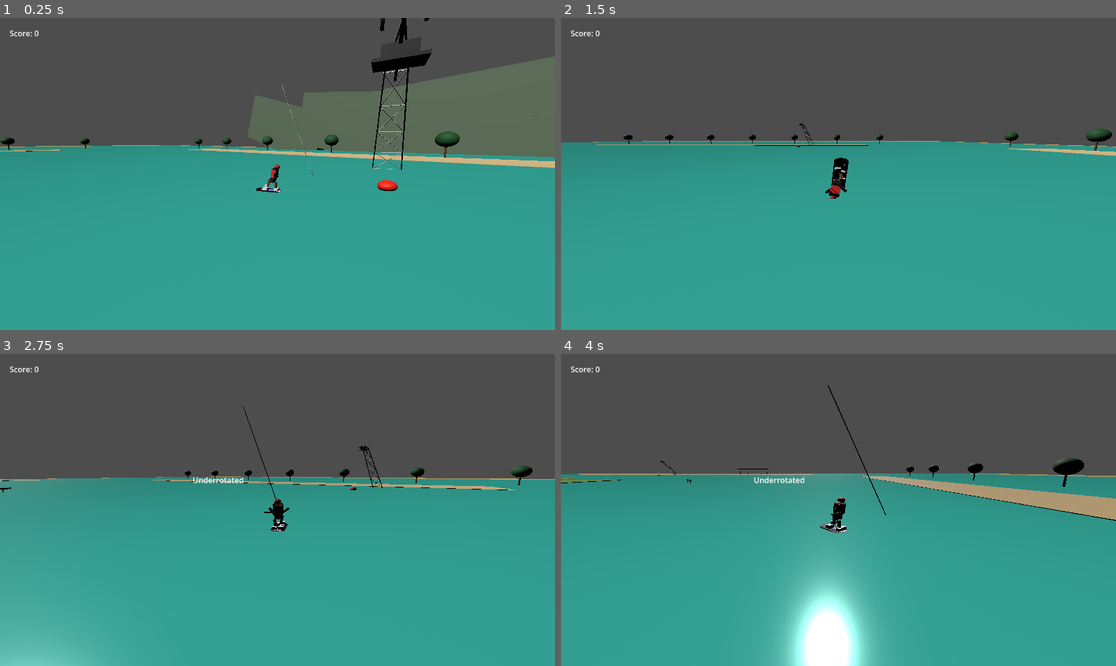
Above: before the commit, frames 1-4 (two rows, left to right).
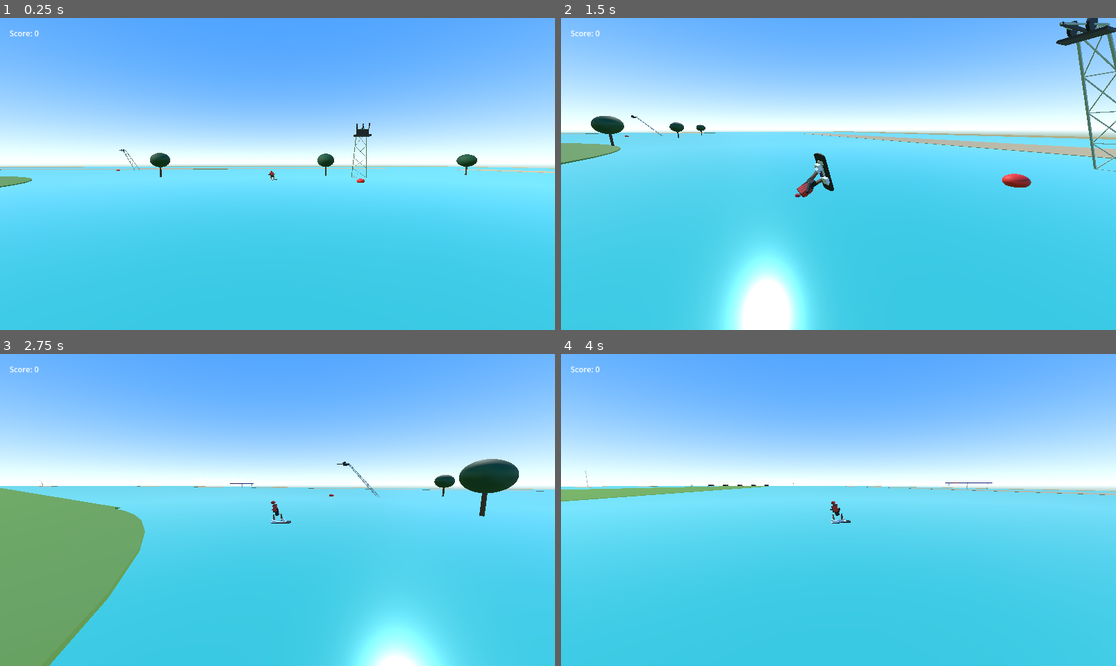
Above: after the commit, the same moments.

Repository: RONARSZN/cable-wakeboard
Game: Godot game, scene res://main.tscn
Two runs of this game, one before a commit and one after it. Both use one fixed random seed, a clock stepped at 60 frames per second and the inputs below.
Inputs (mouse positions are in pixels of both pictures, inside the frame that each line leads up to):
- Up to frame 1 (0.25 s): no input
- Up to frame 2 (1.5 s): tap Enter at 0.5 s; move the mouse to (960, 158) at 0.52 s; hold D 0.53-1.28 s; click (960, 158) at 0.67 s; tap Space at 0.77 s; move the mouse to (727, 189) at 1.27 s; hold Down from 1.28 s (still down)
- Up to frame 3 (2.75 s): tap Space at 1.52 s; move the mouse to (333, 441) at 2.02 s; release Down at 2.03 s; hold D from 2.03 s (still down)
- Up to frame 4 (4 s): move the mouse to (810, 572) at 2.77 s; release D at 2.78 s; hold Up 2.78-3.53 s; click (810, 572) at 2.92 s; tap Space at 3.02, 3.77 s; move the mouse to (1005, 556) at 3.52 s; hold A from 3.53 s (still down)

The runs differ from the first frame. In frame 1, 100% of the frame differs, in the area x 0-100%, y 0-100%; in frame 2, 100%; in frame 3, 100%; in frame 4, 100%.

Commit message:
Update wakepark layout and daytime sky

Diff:
--- a/cable_path.gd
+++ b/cable_path.gd
@@ -6,14 +6,14 @@
 	var new_curve = Curve3D.new()
 
 	# 1 Godot unit = 1 meter.
-	# These 5 points create a Deca-style full-size cable layout.
-	# The full lap is close to 718 meters.
+	# These 5 points create a course-layout style cable park.
+	# The full lap is close to 1,560 meters.
 	var points = [
-		Vector3(0, 0, -99),     # Back tower
-		Vector3(127, 0, -52),   # Right back tower
-		Vector3(113, 0, 71),    # Right front tower
-		Vector3(0, 0, 108),     # Front tower
-		Vector3(-127, 0, -52),  # Left tower
+		Vector3(-260, 0, -108),  # Tower 1
+		Vector3(-330, 0, -18),   # Tower 2
+		Vector3(-252, 0, 118),   # Tower 3
+		Vector3(292, 0, 116),    # Tower 4
+		Vector3(318, 0, -112),   # Tower 5
 	]
 
 	# Add each tower point to the cable path.
@@ -27,9 +27,10 @@
 	# Give the finished curve to the CablePath node.
 	self.curve = new_curve
 
+	get_parent().call_deferred("add_child", EnvironmentFactory.create_daytime_world_environment())
 	_add_scenery(points)
 	_add_environment(points)
-	_add_obstacles()
+	_add_air_trick_markers()
 
 func _add_scenery(points: Array):
 	get_parent().call_deferred("add_child", SceneryFactoryScript.create_wakepark_scene(points))
@@ -74,39 +75,6 @@
 	outward.y = 0.0
 	return outward.normalized()
 
-func _add_obstacles():
-	var obstacle_parent = Node3D.new()
-	obstacle_parent.name = "Obstacles"
-
-	_place_obstacle_on_segment(
-		obstacle_parent,
-		ObstacleFactory.create_kicker(),
-		Vector3(127, 0, -52),
-		Vector3(113, 0, 71),
-		0.58,
-		9.0
-	)
-
-	_place_obstacle_on_segment(
-		obstacle_parent,
-		ObstacleFactory.create_flat_box(),
-		Vector3(113, 0, 71),
-		Vector3(0, 0, 108),
-		0.42,
-		-10.0
-	)
-
-	_place_obstacle_on_segment(
-		obstacle_parent,
-		ObstacleFactory.create_pipe_rail(),
-		Vector3(0, 0, 108),
-		Vector3(-127, 0, -52),
-		0.6,
-		8.0
-	)
-
-	get_parent().call_deferred("add_child", obstacle_parent)
-
 func _place_obstacle_on_segment(
 	parent: Node3D,
 	obstacle: Node3D,
@@ -129,3 +97,14 @@
 func _side_offset(start: Vector3, end: Vector3, amount: float) -> Vector3:
 	var direction = (end - start).normalized()
 	return Vector3(direction.z, 0.0, -direction.x) * amount
+
+func _add_air_trick_markers():
+	var marker_parent = Node3D.new()
+	marker_parent.name = "AirTrickSections"
+
+	for index in range(3):
+		var marker = EnvironmentFactory.create_course_marker("AirTrickMarker" + str(index + 1))
+		marker.position = Vector3(252.0 + index * 22.0, 0.35, -52.0 + index * 62.0)
+		marker_parent.add_child(marker)
+
+	get_parent().call_deferred("add_child", marker_parent)
--- a/environment_factory.gd
+++ b/environment_factory.gd
@@ -3,6 +3,30 @@
 const STEEL_COLOR = Color(0.78, 0.82, 0.82)
 const DARK_STEEL_COLOR = Color(0.06, 0.06, 0.06)
 const WARNING_COLOR = Color(1.0, 0.16, 0.08)
+
+static func create_daytime_world_environment() -> WorldEnvironment:
+	var sky_material = ProceduralSkyMaterial.new()
+	sky_material.sky_top_color = Color(0.26, 0.57, 1.0)
+	sky_material.sky_horizon_color = Color(0.92, 0.97, 1.0)
+	sky_material.ground_bottom_color = Color(0.32, 0.46, 0.34)
+	sky_material.ground_horizon_color = Color(0.92, 0.97, 1.0)
+	sky_material.energy_multiplier = 1.1
+	sky_material.sun_angle_max = 32.0
+	sky_material.sun_curve = 0.08
+
+	var sky = Sky.new()
+	sky.sky_material = sky_material
+
+	var environment = Environment.new()
+	environment.background_mode = Environment.BG_SKY
+	environment.sky = sky
+	environment.ambient_light_source = Environment.AMBIENT_SOURCE_SKY
+	environment.ambient_light_energy = 0.85
+
+	var world_environment = WorldEnvironment.new()
+	world_environment.name = "WorldEnvironment"
+	world_environment.environment = environment
+	return world_environment
 
 static func create_engine_tower(tower_name: String) -> Node3D:
 	var tower = Node3D.new()
--- a/main.tscn
+++ b/main.tscn
@@ -6,7 +6,7 @@
 [ext_resource type="Script" uid="uid://xw0s6x5ipv25" path="res://ui.gd" id="4_1bvp3"]
 
 [sub_resource type="PlaneMesh" id="PlaneMesh_7dm0k"]
-size = Vector2(600, 410)
+size = Vector2(900, 620)
 
 [sub_resource type="StandardMaterial3D" id="StandardMaterial3D_1bvp3"]
 albedo_color = Color(0.24780053, 0.76737565, 0.7021107, 1)
--- a/rider.gd
+++ b/rider.gd
@@ -45,6 +45,8 @@
 var active_trick_points = 0
 var target_rotation_amount = 0.0
 var active_spin_side = ""
+var base_stance_yaw = 90.0
+var stance_yaw = 90.0
 var visual_root: Node3D
 var grind_pose_timer = 0.0
 var grind_pose_duration = 1.0
@@ -65,9 +67,9 @@
 	_apply_ride_pose()
 
 func _process(delta):
-	progress_ratio -= speed * delta
-	if progress_ratio <= 0.0:
-		progress_ratio = 1.0
+	progress_ratio += speed * delta
+	if progress_ratio >= 1.0:
+		progress_ratio = 0.0
 	_update_lane_offset(delta)
 	_update_obstacle_cooldowns(delta)
 
@@ -217,19 +219,19 @@
 		_apply_ride_pose()
 
 func _apply_ride_pose():
-	visual_root.rotation_degrees = Vector3(-3.0, 0.0, 0.0)
+	visual_root.rotation_degrees = Vector3(-3.0, stance_yaw, 0.0)
 	_set_body_pose(-6.0, 0.0)
 
 func _apply_edge_pose():
-	visual_root.rotation_degrees = Vector3(-7.0, 0.0, -13.0)
+	visual_root.rotation_degrees = Vector3(-7.0, stance_yaw, -13.0)
 	_set_body_pose(-14.0, -8.0)
 
 func _apply_pop_pose():
-	visual_root.rotation_degrees = Vector3(-10.0, 0.0, -12.0)
+	visual_root.rotation_degrees = Vector3(-10.0, stance_yaw, -12.0)
 	_set_body_pose(-18.0, -15.0)
 
 func _apply_grind_pose():
-	visual_root.rotation_degrees = Vector3(-18.0, 0.0, -28.0)
+	visual_root.rotation_degrees = Vector3(-18.0, stance_yaw, -28.0)
 	_set_body_pose(-36.0, -22.0)
 
 func _set_body_pose(body_x: float, body_z: float):
@@ -251,12 +253,12 @@
 
 func _apply_trick_rotation(rotation_amount: float):
 	if trick_rotation_axis == "y":
-		visual_root.rotation_degrees.y = rotation_amount
+		visual_root.rotation_degrees.y = stance_yaw + rotation_amount
 	elif trick_rotation_axis == "x":
 		visual_root.rotation_degrees.x = rotation_amount
 
 func _clear_trick_rotation():
-	visual_root.rotation_degrees.y = 0.0
+	visual_root.rotation_degrees.y = stance_yaw
 	_apply_ride_pose()
 
 func _finish_trick_rotation(completed: bool):
@@ -266,8 +268,12 @@
 	is_animating = false
 	if completed:
 		if active_spin_side != "":
-			active_trick_name = _spin_name_for_degrees(active_spin_side, 360)
-			active_trick_points = 500
+			var degrees = 360
+			if abs(current_rotation) < 300.0:
+				degrees = 180
+			_set_stance_yaw(degrees)
+			active_trick_name = _spin_name_for_degrees(active_spin_side, degrees)
+			active_trick_points = _spin_points_for_degrees(degrees)
 		last_trick = active_trick_name
 		last_trick_points = active_trick_points
 		var ui = get_node("/root/Main/UI")
@@ -311,8 +317,6 @@
 	if finished_degrees >= 300.0:
 		_finish_trick_rotation(true)
 	elif finished_degrees >= 140.0 and trick_hold_time >= spin_180_hold_time:
-		active_trick_name = _spin_name_for_degrees(side, 180)
-		active_trick_points = 100
 		_finish_trick_rotation(true)
 	else:
 		_finish_trick_rotation(false)
@@ -321,6 +325,17 @@
 	if side == "left":
 		return "Heelside " + str(degrees)
 	return "Toeside " + str(degrees)
+
+func _spin_points_for_degrees(degrees: int) -> int:
+	if degrees >= 360:
+		return 500
+	return 100
+
+func _set_stance_yaw(degrees: int):
+	if degrees == 180:
+		stance_yaw = wrapf(stance_yaw + 180.0, 0.0, 360.0)
+	elif degrees >= 360:
+		stance_yaw = base_stance_yaw
 
 func detect_trick(swipe: Vector2):
 	if not is_jumping:
@@ -380,9 +395,9 @@
 			if event.keycode == KEY_SPACE:
 				jump()
 			elif event.keycode == KEY_A:
+				_set_approach_axis(1)
+			elif event.keycode == KEY_D:
 				_set_approach_axis(-1)
-			elif event.keycode == KEY_D:
-				_set_approach_axis(1)
 			elif event.keycode == KEY_LEFT:
 				_start_spin_key("left")
 			elif event.keycode == KEY_RIGHT:
@@ -392,9 +407,9 @@
 			elif event.keycode == KEY_DOWN:
 				apply_trick("down")
 		else:
-			if event.keycode == KEY_A and approach_axis < 0:
+			if event.keycode == KEY_A and approach_axis > 0:
 				_set_approach_axis(0)
-			elif event.keycode == KEY_D and approach_axis > 0:
+			elif event.keycode == KEY_D and approach_axis < 0:
 				_set_approach_axis(0)
 			elif event.keycode == KEY_LEFT:
 				_finish_spin_key("left")
--- a/rider_factory.gd
+++ b/rider_factory.gd
@@ -17,7 +17,7 @@
 
 	root.add_child(_create_board())
 	root.add_child(_create_body())
-	root.add_child(_create_rope_and_handle())
+	root.add_child(_create_handle())
 
 static func _create_board() -> Node3D:
 	var board = Node3D.new()
@@ -64,13 +64,10 @@
 	body.add_child(_create_limb("HandleArm", Vector3(0.38, 1.42, -0.32), Vector3(0.16, 0.72, 0.14), SHIRT_DARK, -38.0))
 	body.add_child(_create_limb("BalanceArm", Vector3(-0.46, 1.35, 0.16), Vector3(0.14, 0.72, 0.14), SHIRT_DARK, 52.0))
 
-static func _create_rope_and_handle() -> Node3D:
+static func _create_handle() -> Node3D:
 	var rig = Node3D.new()
-	rig.name = "HandleAndRope"
+	rig.name = "HandleRig"
 	rig.add_child(_create_box("Handle", Vector3(0.8, 0.08, 0.08), Vector3(0.55, 1.35, -0.62), Color(0.03, 0.03, 0.03)))
-	var rope = _create_limb("TowRope", Vector3(0.56, 4.9, -2.3), Vector3(0.035, 7.4, 0.035), ROPE_COLOR, -22.0)
-	rope.rotation_degrees.x = 18.0
-	rig.add_child(rope)
 	return rig
 
 static func _create_limb(limb_name: String, position: Vector3, size: Vector3, color: Color, z_rotation: float) -> MeshInstance3D:
--- a/scenery_factory.gd
+++ b/scenery_factory.gd
@@ -17,14 +17,14 @@
 	scene.name = "WakeparkScenery"
 	var center = _average_point(points)
 
-	scene.add_child(_create_box("OuterGround", Vector3(700.0, 0.08, 430.0), Vector3(0.0, -0.08, 0.0), DRY_GRASS_COLOR))
-	scene.add_child(_create_box("CentralIsland", Vector3(132.0, 0.24, 66.0), center + Vector3(0.0, 0.04, 8.0), GRASS_COLOR))
-	scene.add_child(_create_round_land_cap("IslandFrontCap", center + Vector3(0.0, 0.06, 41.0), 33.0))
-	scene.add_child(_create_round_land_cap("IslandBackCap", center + Vector3(0.0, 0.06, -25.0), 33.0))
-	scene.add_child(_create_shoreline_band("FrontSandBank", Vector3(230.0, 0.1, 18.0), Vector3(0.0, 0.02, 154.0)))
-	scene.add_child(_create_shoreline_band("BackSandBank", Vector3(250.0, 0.1, 18.0), Vector3(8.0, 0.02, -147.0)))
-	scene.add_child(_create_shoreline_band("RightServiceBank", Vector3(22.0, 0.1, 220.0), Vector3(176.0, 0.02, 8.0)))
-	scene.add_child(_create_shoreline_band("LeftGrassBank", Vector3(18.0, 0.1, 170.0), Vector3(-160.0, 0.02, -4.0)))
+	scene.add_child(_create_box("OuterGround", Vector3(980.0, 0.08, 650.0), Vector3(0.0, -0.08, 0.0), DRY_GRASS_COLOR))
+	scene.add_child(_create_box("CentralIsland", Vector3(500.0, 0.24, 118.0), Vector3(12.0, 0.04, 8.0), GRASS_COLOR))
+	scene.add_child(_create_round_land_cap("IslandFrontCap", Vector3(262.0, 0.06, 8.0), 58.0))
+	scene.add_child(_create_round_land_cap("IslandBackCap", Vector3(-238.0, 0.06, 8.0), 58.0))
+	scene.add_child(_create_shoreline_band("FrontSandBank", Vector3(680.0, 0.1, 22.0), Vector3(0.0, 0.02, 252.0)))
+	scene.add_child(_create_shoreline_band("BackSandBank", Vector3(700.0, 0.1, 22.0), Vector3(8.0, 0.02, -220.0)))
+	scene.add_child(_create_shoreline_band("RightServiceBank", Vector3(24.0, 0.1, 430.0), Vector3(356.0, 0.02, 8.0)))
+	scene.add_child(_create_shoreline_band("LeftGrassBank", Vector3(22.0, 0.1, 360.0), Vector3(-374.0, 0.02, -4.0)))
 
 	_add_hut_row(scene)
 	_add_event_canopy(scene)
@@ -36,14 +36,14 @@
 static func _add_hut_row(scene: Node3D):
 	for index in range(5):
 		var hut = _create_hut("LakeHut" + str(index + 1))
-		hut.position = Vector3(184.0, 0.0, -54.0 + index * 22.0)
+		hut.position = Vector3(364.0, 0.0, -86.0 + index * 34.0)
 		hut.rotation_degrees.y = -8.0
 		scene.add_child(hut)
 
 static func _add_event_canopy(scene: Node3D):
 	var canopy = Node3D.new()
 	canopy.name = "EventCanopy"
-	canopy.position = Vector3(-54.0, 0.0, 166.0)
+	canopy.position = Vector3(-70.0, 0.0, 268.0)
 	canopy.add_child(_create_box("CanopyTop", Vector3(24.0, 0.5, 24.0), Vector3.ZERO + Vector3(0.0, 5.4, 0.0), CANOPY_BLUE))
 	canopy.add_child(_create_box("CanopyAccent", Vector3(6.0, 0.56, 24.2), Vector3(0.0, 5.42, 0.0), CANOPY_RED))
 
@@ -55,15 +55,15 @@
 
 static func _add_tree_lines(scene: Node3D):
 	for index in range(9):
-		scene.add_child(_create_tree("BackTree" + str(index + 1), Vector3(-135.0 + index * 34.0, 0.0, -156.0)))
+		scene.add_child(_create_tree("BackTree" + str(index + 1), Vector3(-190.0 + index * 48.0, 0.0, -250.0)))
 
 	for index in range(7):
-		scene.add_child(_create_tree("LeftTree" + str(index + 1), Vector3(-188.0, 0.0, -102.0 + index * 32.0)))
+		scene.add_child(_create_tree("LeftTree" + str(index + 1), Vector3(-286.0, 0.0, -160.0 + index * 50.0)))
 
 static func _add_distant_mountains(scene: Node3D):
 	var mountain_line = Node3D.new()
 	mountain_line.name = "DistantMountainLine"
-	mountain_line.position = Vector3(-78.0, 0.0, -183.0)
+	mountain_line.position = Vector3(-110.0, 0.0, -300.0)
 
 	for index in range(4):
 		var ridge = _create_box("MountainRidge" + str(index + 1), Vector3(56.0, 28.0, 8.0), Vector3(index * 42.0, 13.0, 0.0), HORIZON_COLOR)
@@ -75,7 +75,7 @@
 static func _add_wind_turbines(scene: Node3D):
 	for index in range(3):
 		var turbine = _create_wind_turbine("WindTurbine" + str(index + 1))
-		turbine.position = Vector3(92.0 + index * 54.0, 0.0, -176.0 + index * 7.0)
+		turbine.position = Vector3(132.0 + index * 72.0, 0.0, -292.0 + index * 10.0)
 		scene.add_child(turbine)
 
 static func _create_hut(hut_name: String) -> Node3D:
Not shown, changed: README.md
Not shown, changed: tests/verify_obstacle_setup.ps1
